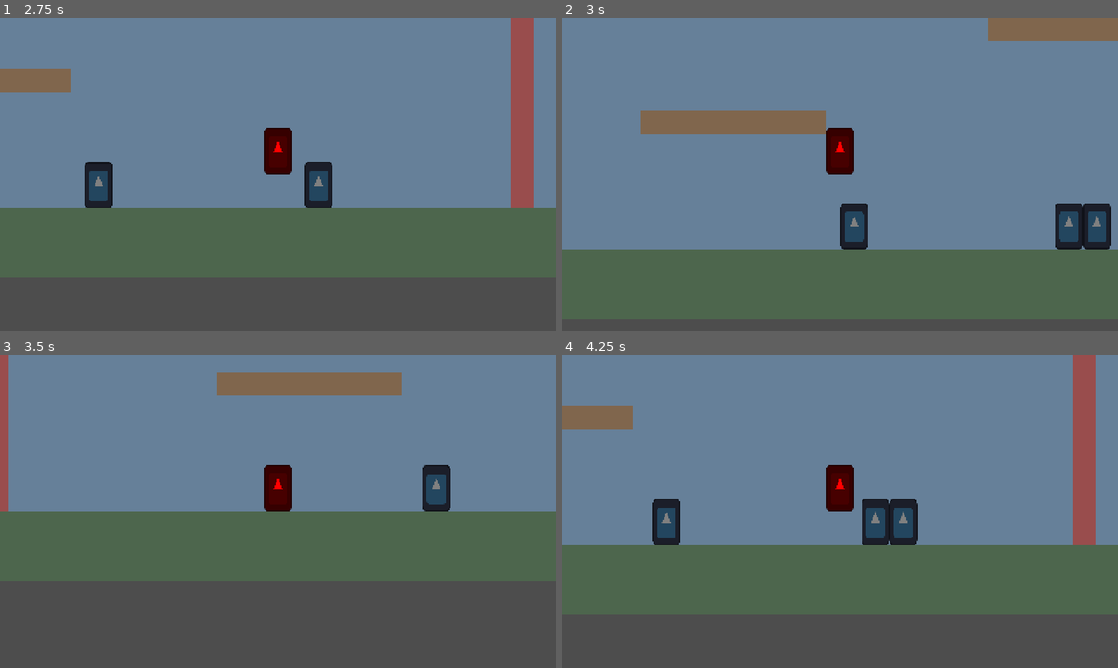
Above: before the commit, frames 1-4 (two rows, left to right).
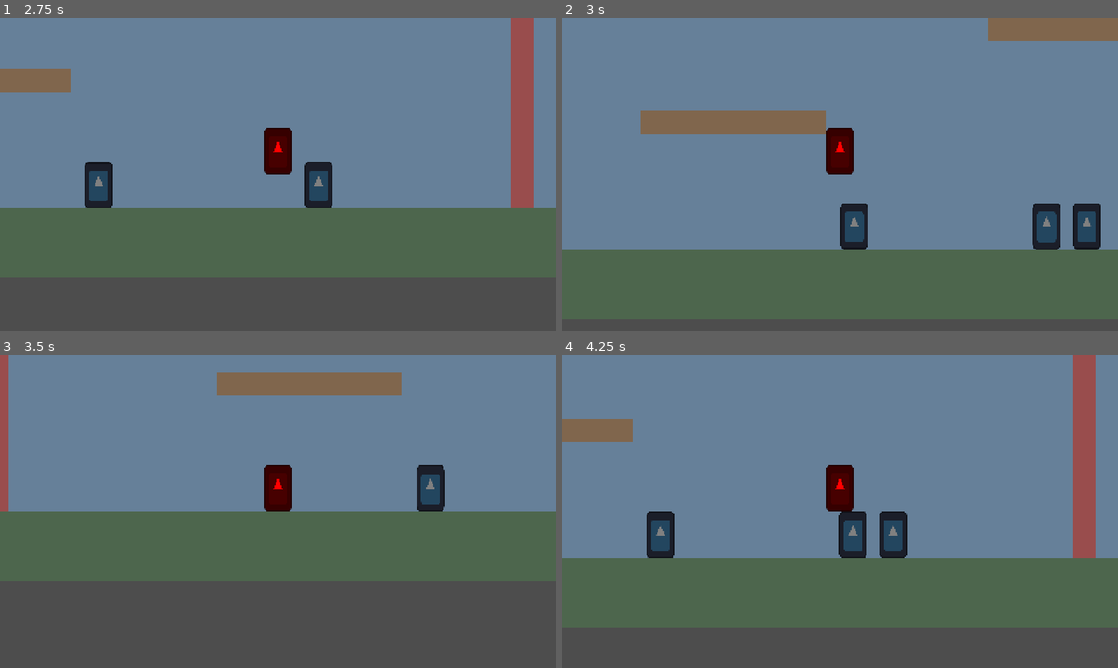
Above: after the commit, the same moments.

Repository: sidpandith/statue-puzzle-platformer
Game: Godot game, scene res://scenes/ui/main_menu.tscn
Two runs of this game, one before a commit and one after it. Both use one fixed random seed, a clock stepped at 60 frames per second and the inputs below. The engine's default icon, where the game draws it, is replaced by a stand-in: a white triangle on a blue panel in a dark square.
Inputs:
- Up to frame 1 (2.75 s): click "Play Test Level" at 0.5 s; hold D (move_right) from 1.28 s (still down); tap C (statue) at 1.35, 2.1 s; tap W (jump) at 1.52, 2.27 s
- Up to frame 2 (3 s): release D (move_right) at 2.78 s; hold A (move_left) from 2.78 s (still down); tap C (statue) at 2.85 s
- Up to frame 3 (3.5 s): keep holding A (move_left)
- Up to frame 4 (4.25 s): release A (move_left) at 3.53 s; hold D (move_right) from 3.53 s (still down); tap C (statue) at 3.6 s; tap W (jump) at 3.77 s

Frame 1 is identical in both runs. In frame 2, 1.6% of the frame differs, in the area x 84-99%, y 59-74%; in frame 3, 0.5%; in frame 4, 12%, in the area x 0-100%, y 16-88%.

Commit message:
Physics: Update Player Collision Mask to detect Statues
- Player can now stand on statues (Collision Mask includes Layer 3/Val 4)
- Wall jumping now works on statues (RayCasts include Layer 3)

Diff:
--- a/src/scenes/player/player.tscn
+++ b/src/scenes/player/player.tscn
@@ -8,6 +8,8 @@
 
 [node name="Player" type="CharacterBody2D"]
 z_index = 100
+collision_layer = 2
+collision_mask = 5
 script = ExtResource("1_player")
 
 [node name="Sprite2D" type="Sprite2D" parent="."]
@@ -23,9 +25,9 @@
 [node name="WallRayLeft" type="RayCast2D" parent="."]
 position = Vector2(0, -10)
 target_position = Vector2(-8, 0)
-collision_mask = 1
+collision_mask = 5
 
 [node name="WallRayRight" type="RayCast2D" parent="."]
 position = Vector2(0, -10)
 target_position = Vector2(8, 0)
-collision_mask = 1
+collision_mask = 5
